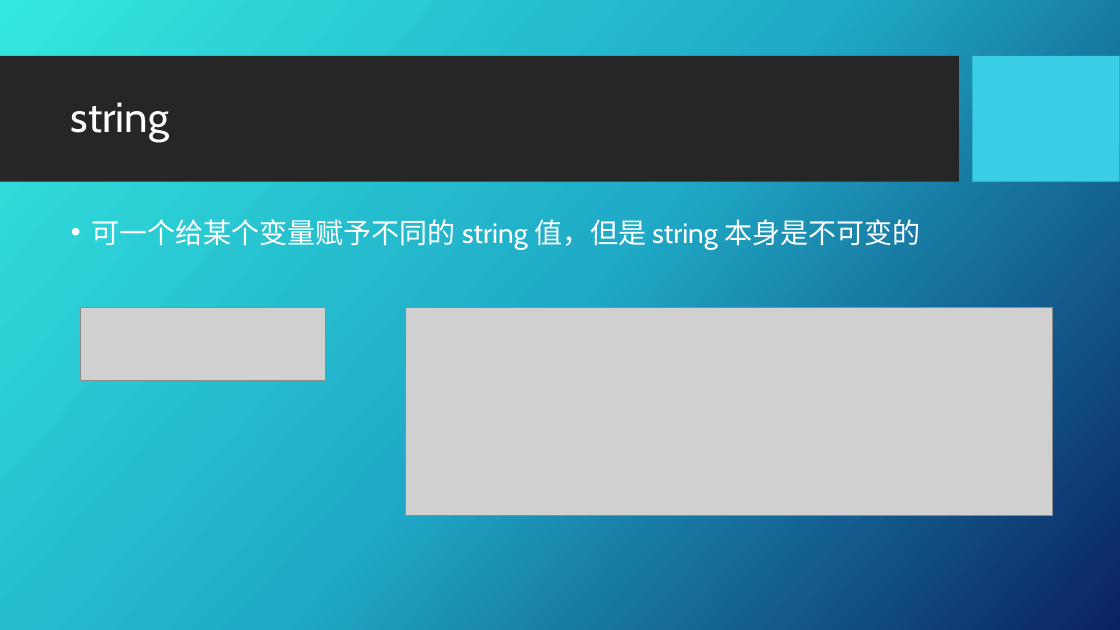
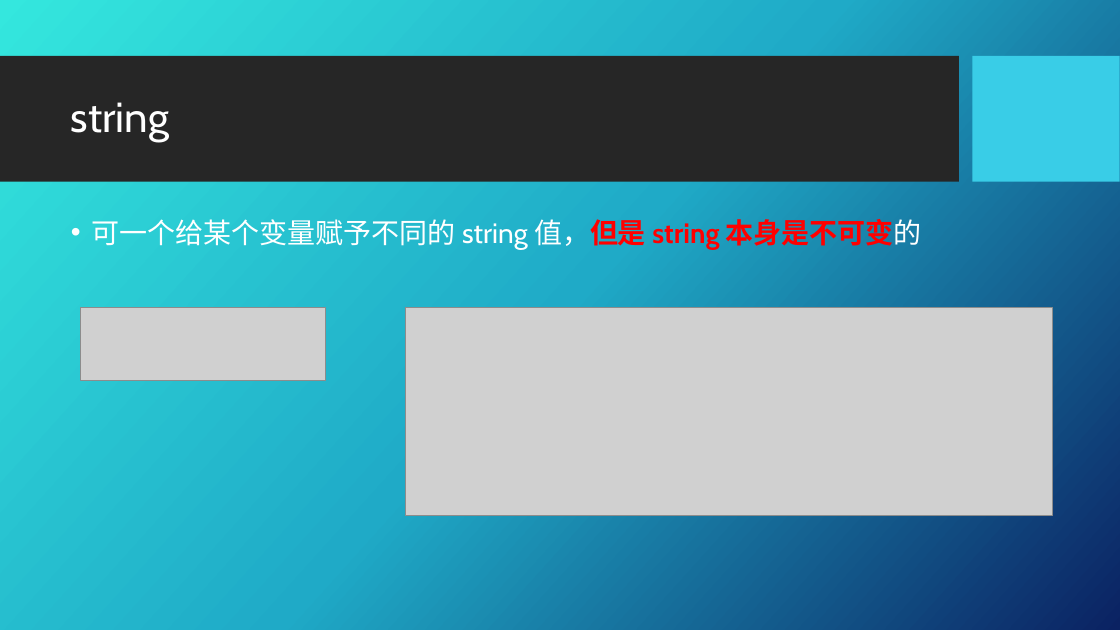
Before and after one commit to Applevegetable/note, a slide deck: slide 11 of PPT/Go 09.pptx. Drawn at 1120x630 pixels with LibreOffice and Linux fonts; fonts in the diff are those of the drawing; grey boxes stand for pictures; background and template pictures are left out. Boxes give left, top, right and bottom in pixels: in the first picture for what was removed or moved away, otherwise in the second. Text is boxed around its words. In the diff, an @@ line names an element or a change of style, - is before the commit and + after.

```diff
--- a/PPT/Go 09.pptx
+++ b/PPT/Go 09.pptx
@@ text "可一个给某个变量赋予不同的 string 值，但是 string 本身是不可变的" at (92, 219, 922, 249): text colour #FFFFFF to #FF0000, bold on in "值，但是 string 本身是不可变的" @@
```
Also in this commit, not shown: 2 other slides changed, 13 other files.
